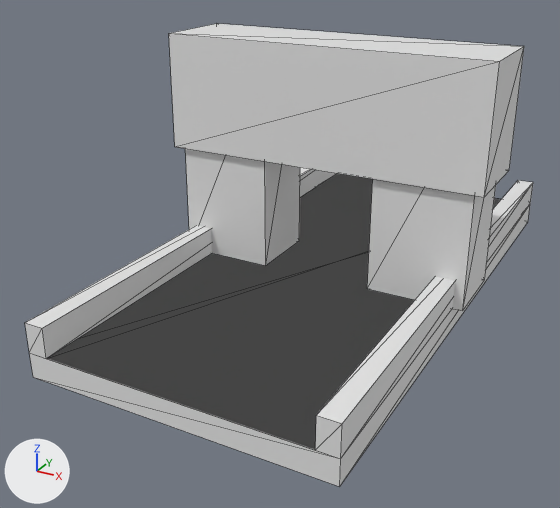
Before and after pictures for a commit that changed the glTF model static/models/kit/obstacle_windmill_6x12.glb.
The view is the same before and after, from a 50 mm camera at (6.54, -14.23, 7.07) aimed at (-0.64, -1.16, 0.53). The axes (+X, +Y, +Z) are drawn at lower left. The lights are the same throughout. The first picture is the older version. Mesh edges are drawn as thin lines. Objects named as collision shapes, trigger or cutter boxes, shadow casters or lower levels of detail are left out. Where no turn or scale is listed for an object, it has been applied to the vertices.

Objects in the first picture: 'Mesh_Floor.022', 'Mesh_Floor_Slab.022', 'Mesh_Header', 'Mesh_Tower_L', 'Mesh_Tower_R', 'Mesh_Wall_L.022', 'Mesh_Wall_R.022'.
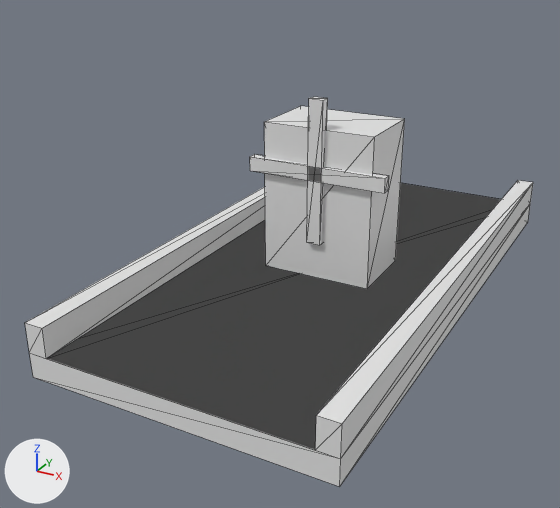
Edits to the bpy script that builds the scene:
```text
Add me_mesh_tower:
    me_mesh_tower.from_pydata(...)  # a box spanning x -1.2..1.2, y -0.8..0.8, z 0.0..3.2
Add me_mesh_blade_2:
    me_mesh_blade_2.from_pydata(...)  # a box spanning x -1.5..1.5, y -0.9..-0.7, z 2.15..2.45
Add me_mesh_blade_1:
    me_mesh_blade_1.from_pydata(...)  # a box spanning x -0.15..0.15, y -0.9..-0.7, z 0.8..3.8
Remove ob_mesh_header:
    ob_mesh_header = bpy.data.objects.new('Mesh_Header', me_mesh_header_003)
    ob_mesh_header.location = (0.0, 0.0, 0.0)
Remove ob_mesh_tower_l:
    ob_mesh_tower_l = bpy.data.objects.new('Mesh_Tower_L', me_mesh_tower_l_003)
    ob_mesh_tower_l.location = (0.0, 0.0, 0.0)
Remove ob_mesh_tower_r:
    ob_mesh_tower_r = bpy.data.objects.new('Mesh_Tower_R', me_mesh_tower_r_003)
    ob_mesh_tower_r.location = (0.0, 0.0, 0.0)
Add ob_mesh_tower:
    ob_mesh_tower = bpy.data.objects.new('Mesh_Tower', me_mesh_tower)
    ob_mesh_tower.location = (0.0, 0.0, 0.0)
Add ob_mesh_blade_2:
    ob_mesh_blade_2 = bpy.data.objects.new('Mesh_Blade_2', me_mesh_blade_2)
    ob_mesh_blade_2.location = (0.0, 0.0, 0.0)
Add ob_mesh_blade_1:
    ob_mesh_blade_1 = bpy.data.objects.new('Mesh_Blade_1', me_mesh_blade_1)
    ob_mesh_blade_1.location = (0.0, 0.0, 0.0)
```

Where the change shows, as pixel boxes [x1, y1, x2, y2] in the pictures (560 x 508 px):
'Mesh_Header', deleted
    before: [169, 24, 524, 197]
'Mesh_Tower', added
    after: [264, 106, 405, 289]
'Mesh_Tower_R', deleted
    before: [367, 179, 496, 311]
'Mesh_Tower_L', deleted
    before: [185, 149, 300, 266]
'Mesh_Blade_1', added
    after: [307, 97, 328, 245]
'Mesh_Blade_2', added
    after: [250, 154, 389, 193]
'Mesh_Floor.022', unchanged, uncovered by the edit
    before: [46, 175, 500, 448]
    after: [46, 184, 501, 450]
